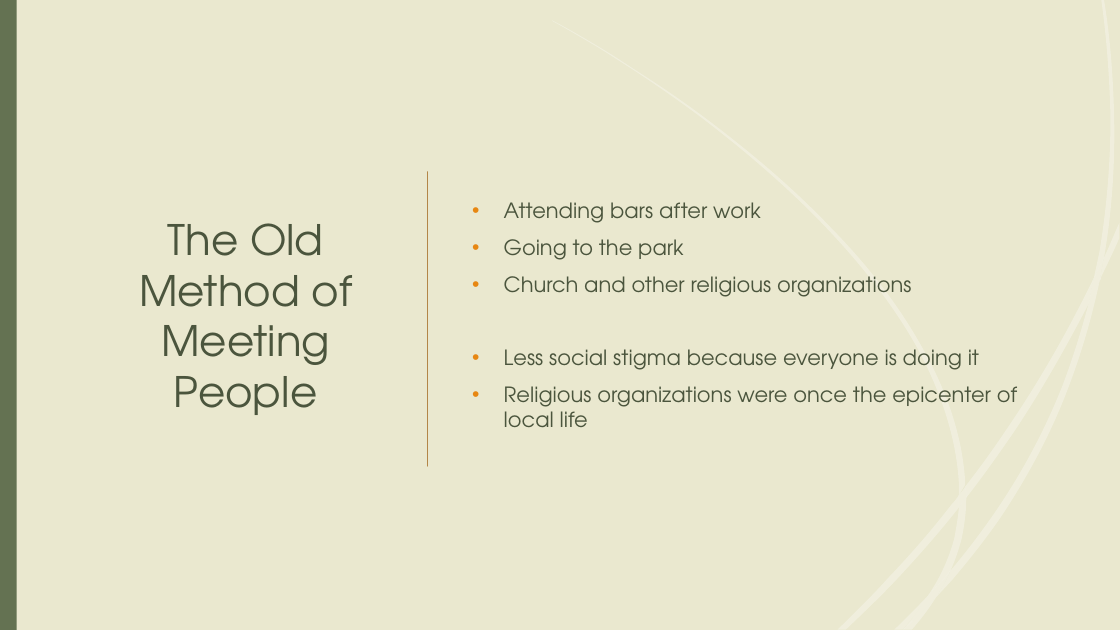
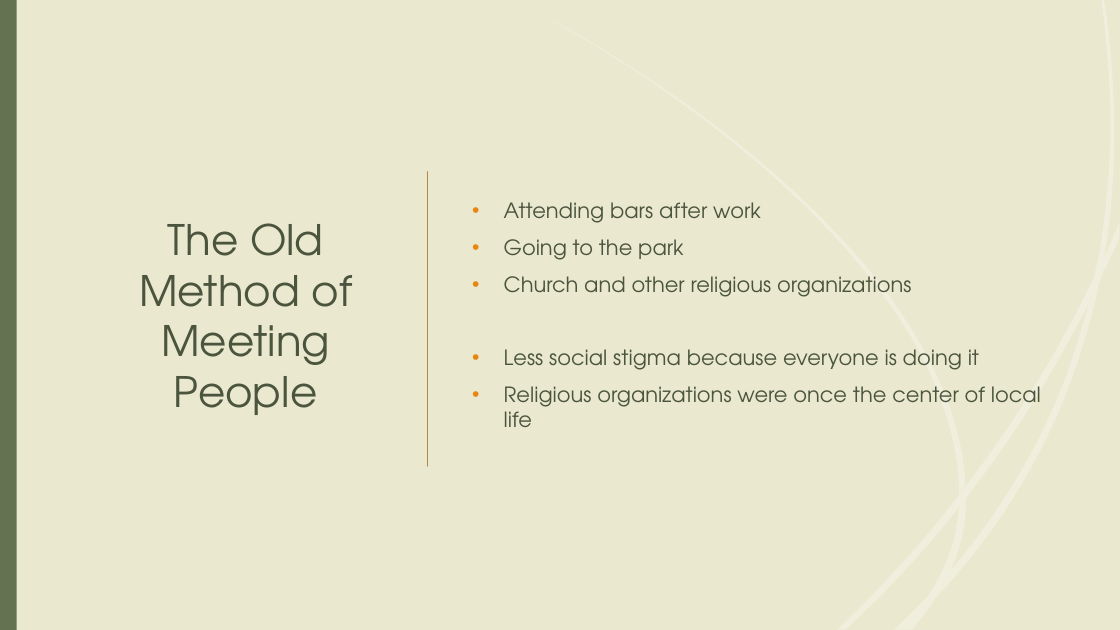
Before and after one commit to tieje/dogen, a slide deck: slide 9 of Presentation/SocialHub_FrancisT_06_23_2020.pptx. Drawn at 1120x630 pixels with LibreOffice and Linux fonts; fonts in the diff are those of the drawing. Boxes give left, top, right and bottom in pixels: in the first picture for what was removed or moved away, otherwise in the second. Text is boxed around its words. In the diff, an @@ line names an element or a change of style, - is before the commit and + after.

```diff
--- a/Presentation/SocialHub_FrancisT_06_23_2020.pptx
+++ b/Presentation/SocialHub_FrancisT_06_23_2020.pptx
@@ text at bbox=[504, 386, 1041, 427]: text changed @@
-• Religious organizations were once the epicenter of local life
+• Religious organizations were once the center of local life
```
Also in this commit, not shown: 3 other slides changed, 5 other files.
